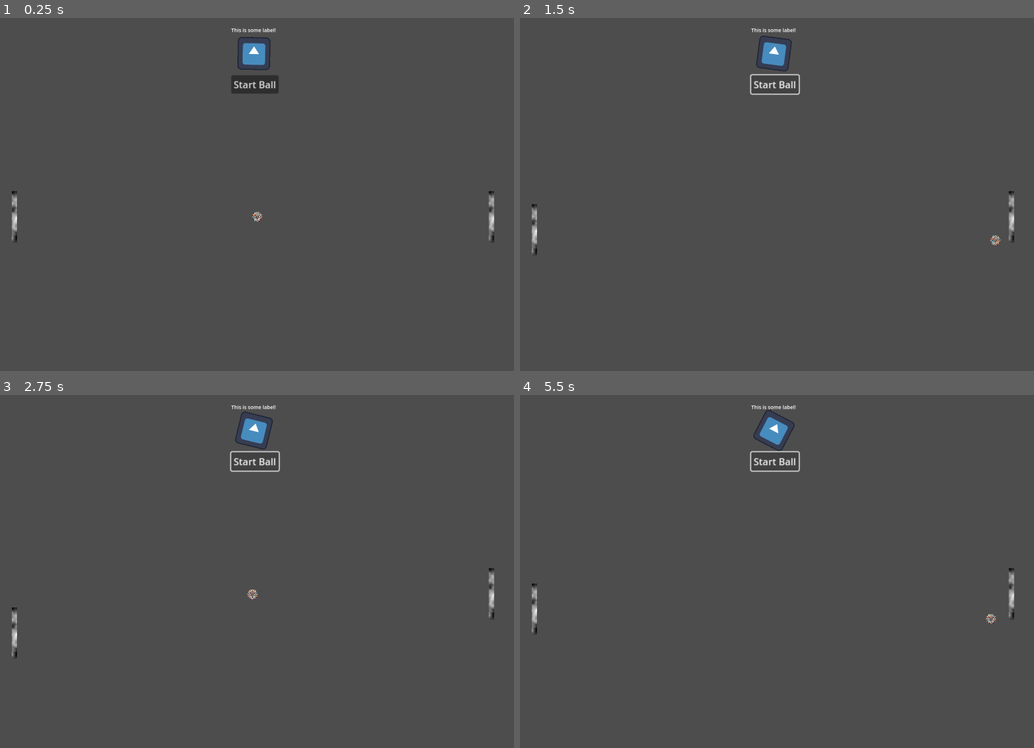
Above: before the commit, frames 1-4 (two rows, left to right).
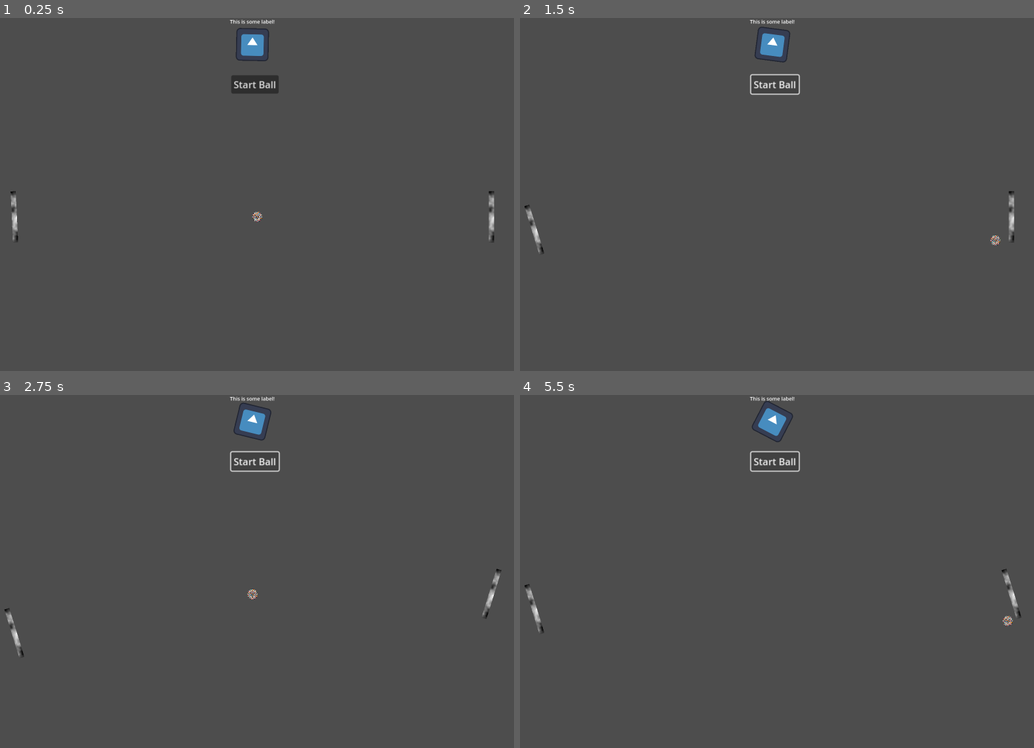
Above: after the commit, the same moments.

Repository: DanTulovsky/godot-game0
Game: Godot game, scene res://root.tscn
The game is run twice, just before and just after one commit, with the same random seed, the same clock (stepped at 60 frames per second) and the same inputs. The engine's default icon, where the game draws it, is replaced by a stand-in: a white triangle on a blue panel in a dark square.
Inputs:
- Up to frame 1 (0.25 s): no input
- Up to frame 2 (1.5 s): click "Start Ball" at 0.5 s; click "Start Ball" at 1.25 s
- Up to frame 3 (2.75 s): tap Enter (ui_accept) at 2, 2.27 s; hold Right (ui_right) from 2.03 s (still down)
- Up to frame 4 (5.5 s): release Right (ui_right) at 2.78 s; hold Down (ui_down) 2.78-3.53 s; tap Enter (ui_accept) at 3.02, 4.52, 5.27 s; hold Right (ui_right) 3.53-4.28 s; hold Up (ui_up) 4.28-5.03 s; hold Left (ui_left) from 5.03 s (still down)

The runs differ from the first frame. In frame 1, 0.6% of the frame differs, in the area x 2-54%, y 0-64%; in frame 2, 0.7%; in frame 3, 0.9%; in frame 4, 1.0%, in the area x 0-98%, y 0-68%.

Commit message:
Refactor paddle script for improved AI behavior and enforce strict typing. Added rotation speed and AI rotation change timer for smoother paddle movement. Updated scene file to reflect changes in paddle instance.

Diff:
--- /dev/null
+++ b/hud_layer.tscn
@@ -0,0 +1,44 @@
+[gd_scene load_steps=5 format=3 uid="uid://bflag4d367eh3"]
+
+[ext_resource type="Texture2D" uid="uid://cgpglbayw5nnk" path="res://icon.svg" id="1_f7c78"]
+[ext_resource type="Script" uid="uid://cbuotih4v1bw2" path="res://icon.gd" id="2_b40ck"]
+[ext_resource type="Script" uid="uid://de5elqbw1wcn3" path="res://start_button.gd" id="3_b40ck"]
+
+[sub_resource type="LabelSettings" id="LabelSettings_7tdrv"]
+font_size = 20
+
+[node name="HUDLayer" type="CanvasLayer"]
+
+[node name="Title" type="Label" parent="."]
+anchors_preset = 5
+anchor_left = 0.5
+anchor_right = 0.5
+offset_left = -88.0
+offset_right = 88.0
+offset_bottom = 28.0
+grow_horizontal = 2
+size_flags_horizontal = 4
+size_flags_vertical = 0
+text = "This is some label!"
+label_settings = SubResource("LabelSettings_7tdrv")
+vertical_alignment = 1
+
+[node name="Icon" type="Sprite2D" parent="Title"]
+position = Vector2(88, 104)
+texture = ExtResource("1_f7c78")
+script = ExtResource("2_b40ck")
+
+[node name="StartButton" type="Button" parent="."]
+offset_left = 941.0
+offset_top = 223.99998
+offset_right = 1020.0
+offset_bottom = 254.99998
+scale = Vector2(2.3529553, 2.3160932)
+size_flags_horizontal = 4
+size_flags_vertical = 4
+text = "Start Ball"
+script = ExtResource("3_b40ck")
+metadata/_edit_use_anchors_ = true
+
+[node name="Timer" type="Timer" parent="StartButton"]
+autostart = true
--- a/paddle.gd
+++ b/paddle.gd
@@ -1,9 +1,14 @@
 extends CharacterBody2D
 
 @export var speed: float = 650.0
-@export var is_player = false
+@export var is_player: bool = false
+@export var rotation_speed: float = 1.5
+
+var rotation_direction: float = 0.0
 var screen_size: Vector2
 var ball: CharacterBody2D
+var ai_target_rotation_direction: float = 0.0
+var ai_rotation_change_timer: float = 0.0
 
 
 # Called when the node enters the scene tree for the first time.
@@ -12,7 +17,12 @@
 	# Find the ball node using the "ball" group
 	ball = get_tree().get_first_node_in_group("ball") as CharacterBody2D
 
-func _physics_process(_delta):
+	# Initialize AI rotation timer to a random value so it doesn't trigger immediately
+	if not is_player:
+		ai_rotation_change_timer = randf_range(1.0, 3.0)
+		ai_target_rotation_direction = randf_range(-1.0, 1.0)
+
+func _physics_process(delta):
 	if is_player:
 		var direction = 0
 
@@ -20,6 +30,10 @@
 			direction = -1
 		elif Input.is_action_pressed("ui_down"):
 			direction = 1
+
+		rotation_direction = Input.get_axis("ui_left", "ui_right")
+		rotation += rotation_direction * rotation_speed * delta
+		rotation = clamp(rotation, -0.3, 0.3)
 
 		velocity.y = direction * speed
 	else:
@@ -37,9 +51,22 @@
 			# This creates smooth acceleration and deceleration
 			var target_velocity = difference * 2.0  # Adjust multiplier for responsiveness
 			velocity.y = clamp(target_velocity, -speed, speed)
+
+			# AI: Smooth random rotation
+			ai_rotation_change_timer -= delta
+			if ai_rotation_change_timer <= 0.0:
+				# Change target direction every 1-3 seconds
+				ai_target_rotation_direction = randf_range(-1.0, 1.0)
+				ai_rotation_change_timer = randf_range(1.0, 3.0)
+
+			# Smoothly interpolate rotation direction towards target
+			rotation_direction = lerp(rotation_direction, ai_target_rotation_direction, delta * 2.0)
+			rotation += rotation_direction * rotation_speed * delta
+			rotation = clamp(rotation, -0.3, 0.3)
 		else:
 			# No ball found, stop moving
 			velocity.y = 0
 
+
 	# Use move_and_slide() - paddles won't be pushed by the ball
 	move_and_slide()
--- a/root.tscn
+++ b/root.tscn
@@ -1,34 +1,31 @@
-[gd_scene load_steps=11 format=3 uid="uid://b66msut7c8v70"]
+[gd_scene load_steps=9 format=3 uid="uid://b66msut7c8v70"]
 
 [ext_resource type="Script" uid="uid://d0hjd3h1ms6b0" path="res://root.gd" id="1_bf3um"]
-[ext_resource type="Texture2D" uid="uid://cgpglbayw5nnk" path="res://icon.svg" id="1_vvh5c"]
-[ext_resource type="Script" uid="uid://cbuotih4v1bw2" path="res://icon.gd" id="2_28aoi"]
 [ext_resource type="PackedScene" uid="uid://c7ujm3f6w2g07" path="res://paddle.tscn" id="3_jnlp7"]
 [ext_resource type="Script" uid="uid://dx0g0sec2e3mh" path="res://paddle.gd" id="4_28aoi"]
 [ext_resource type="PackedScene" uid="uid://b73523ncwdktd" path="res://ball.tscn" id="5_jnlp7"]
 [ext_resource type="Script" uid="uid://1qf06guvih8f" path="res://ball.gd" id="6_l8v81"]
-[ext_resource type="Script" uid="uid://de5elqbw1wcn3" path="res://start_button.gd" id="7_vyht1"]
+[ext_resource type="PackedScene" uid="uid://bflag4d367eh3" path="res://hud_layer.tscn" id="8_bf3um"]
 [ext_resource type="PackedScene" uid="uid://cdux3qd5cklf6" path="res://wall.tscn" id="9_huihk"]
 
-[sub_resource type="LabelSettings" id="LabelSettings_0e48y"]
-font_size = 20
+[sub_resource type="ParticleProcessMaterial" id="ParticleProcessMaterial_vyht1"]
+lifetime_randomness = 0.72
+particle_flag_disable_z = true
+emission_shape = 1
+emission_sphere_radius = 12.44
+direction = Vector3(0, -1, 0)
+initial_velocity_min = 100.0
+initial_velocity_max = 300.0
+gravity = Vector3(0, 98, 0)
+linear_accel_min = -2.2351742e-06
+linear_accel_max = -2.2351742e-06
+scale_max = 12.759999
+scale_over_velocity_max = 10.0
+hue_variation_min = -2.2351742e-08
+hue_variation_max = 0.99999994
 
 [node name="Root" type="Node2D"]
 script = ExtResource("1_bf3um")
-
-[node name="Title" type="Label" parent="."]
-offset_left = 941.0
-offset_top = 33.0
-offset_right = 1117.0
-offset_bottom = 61.0
-text = "This is some label!"
-label_settings = SubResource("LabelSettings_0e48y")
-metadata/_edit_use_anchors_ = true
-
-[node name="Icon" type="Sprite2D" parent="Title"]
-position = Vector2(89, 106)
-texture = ExtResource("1_vvh5c")
-script = ExtResource("2_28aoi")
 
 [node name="paddle0" parent="." groups=["paddles"] instance=ExtResource("3_jnlp7")]
 position = Vector2(1960, 778)
@@ -45,22 +42,20 @@
 position = Vector2(1043, 778)
 script = ExtResource("6_l8v81")
 
-[node name="StartButton" type="Button" parent="."]
-offset_left = 941.0
-offset_top = 223.99998
-offset_right = 1020.0
-offset_bottom = 254.99998
-scale = Vector2(2.3529553, 2.3160932)
-text = "Start Ball"
-script = ExtResource("7_vyht1")
-metadata/_edit_use_anchors_ = true
-
-[node name="Timer" type="Timer" parent="StartButton"]
-autostart = true
-
 [node name="BottomWall" parent="." instance=ExtResource("9_huihk")]
 position = Vector2(0, 1560)
 
 [node name="TopWall" parent="." instance=ExtResource("9_huihk")]
 
-[connection signal="pressed" from="StartButton" to="Ball" method="_on_start_button_pressed"]
+[node name="HUDLayer" parent="." instance=ExtResource("8_bf3um")]
+
+[node name="GPUParticles2D" type="GPUParticles2D" parent="."]
+visible = false
+position = Vector2(1032, 1280)
+amount = 20
+lifetime = 10.0
+process_material = SubResource("ParticleProcessMaterial_vyht1")
+
+[connection signal="pressed" from="HUDLayer/StartButton" to="Ball" method="_on_start_button_pressed"]
+
+[editable path="HUDLayer"]
